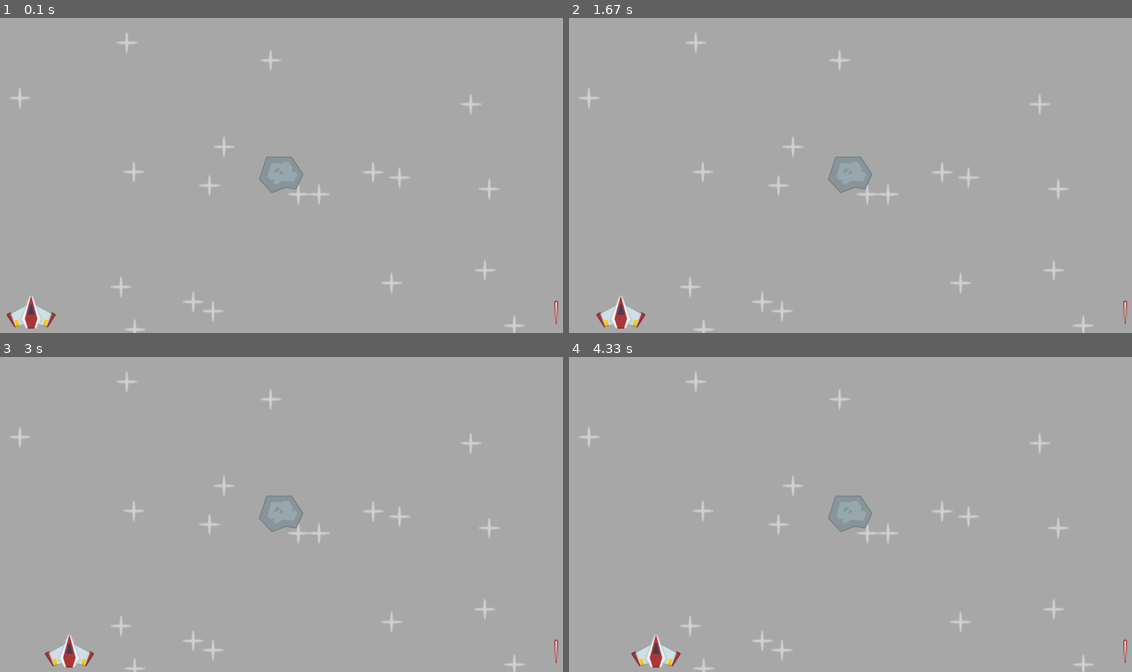
Above: before the commit, frames 1-4 (two rows, left to right).
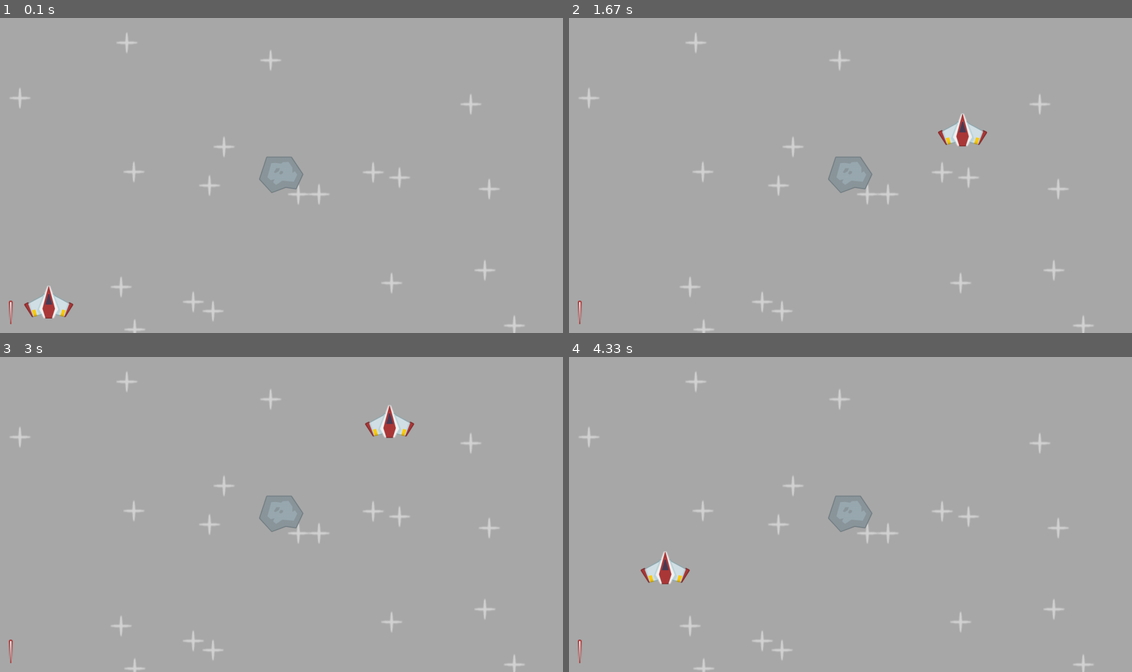
Above: after the commit, the same moments.

Repository: StefMcCuistion/PyGame-Practice-Exercises
Game: pygame game, started from src/space_shooter/code/main.py
Same seed, same stepped clock (60 frames per second), same inputs: the game is played once before the commit and once after it.
Inputs:
- Up to frame 1 (0.1 s): no input
- Up to frame 2 (1.67 s): no input
- Up to frame 3 (3 s): no input
- Up to frame 4 (4.33 s): no input

The runs differ from the first frame. In frame 1, 0.8% of the frame differs, in the area x 1-100%, y 84-99%; in frame 2, 1.0%, in the area x 1-100%, y 30-99%; in frame 3, 1.0%; in frame 4, 1.0%.

Commit message:
Implemented deltatime. Made ship bounce around the screen like a screensaver.

Diff:
--- a/src/space_shooter/code/main.py
+++ b/src/space_shooter/code/main.py
@@ -11,6 +11,7 @@
     ) # Window width and height
     display = OwO.display.set_mode((W, H))
     OwO.display.set_caption('Space Shooter')
+    clock = OwO.time.Clock()
     running = True
 
     # Imports
@@ -18,7 +19,8 @@
     path = join('..', 'images', 'player.png')
     player_surf = OwO.image.load(path).convert_alpha()
     player_rect = player_surf.get_frect(bottomleft = (10, H - 10))
-    player_dir = 1
+    player_dir = OwO.math.Vector2(2, -1)
+    player_speed = 250
 
     ## Meteor
     meteor_surf = OwO.image.load(join('..', 'images', 'meteor.png')).convert_alpha()
@@ -26,13 +28,14 @@
 
     ## Lazer
     lazer_surf = OwO.image.load(join('..', 'images', 'laser.png')).convert_alpha()
-    lazer_rect = lazer_surf.get_frect(bottomleft = (W - 20, H - 20))
+    lazer_rect = lazer_surf.get_frect(bottomleft = (20, H - 20))
 
     ## Stars
     star_surf = OwO.image.load(join('..', 'images', 'star.png')).convert_alpha()
     star_positions = [(randint(0, W), randint(0, H)) for i in range(20)]
 
     while running:
+        dt = clock.tick(120) / 1000
         # Event loop
         for event in OwO.event.get():
             if event.type == OwO.QUIT:
@@ -44,10 +47,16 @@
             display.blit(star_surf, pos)
 
         display.blit(lazer_surf, lazer_rect)
-
-        if player_rect.right == W or player_rect.left == 0:
-            player_dir = -player_dir
-        player_rect.left += .5*player_dir
+        ## Player movement
+        player_rect.center += player_dir * player_speed * dt
+        if player_rect.top <= 0:
+            player_dir.y *= -1
+        if player_rect.bottom >= H:
+            player_dir.y *= -1
+        if player_rect.left <= 0:
+            player_dir.x *= -1
+        if player_rect.right >= W:
+            player_dir.x *= -1
         display.blit(player_surf, player_rect)
 
         display.blit(meteor_surf, meteor_rect)
